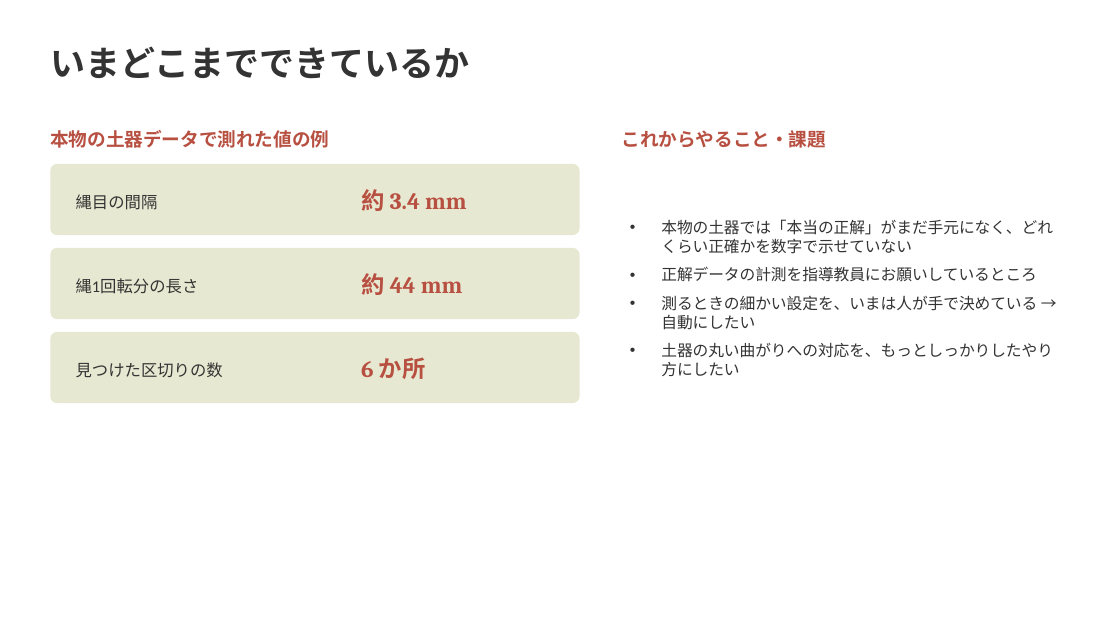
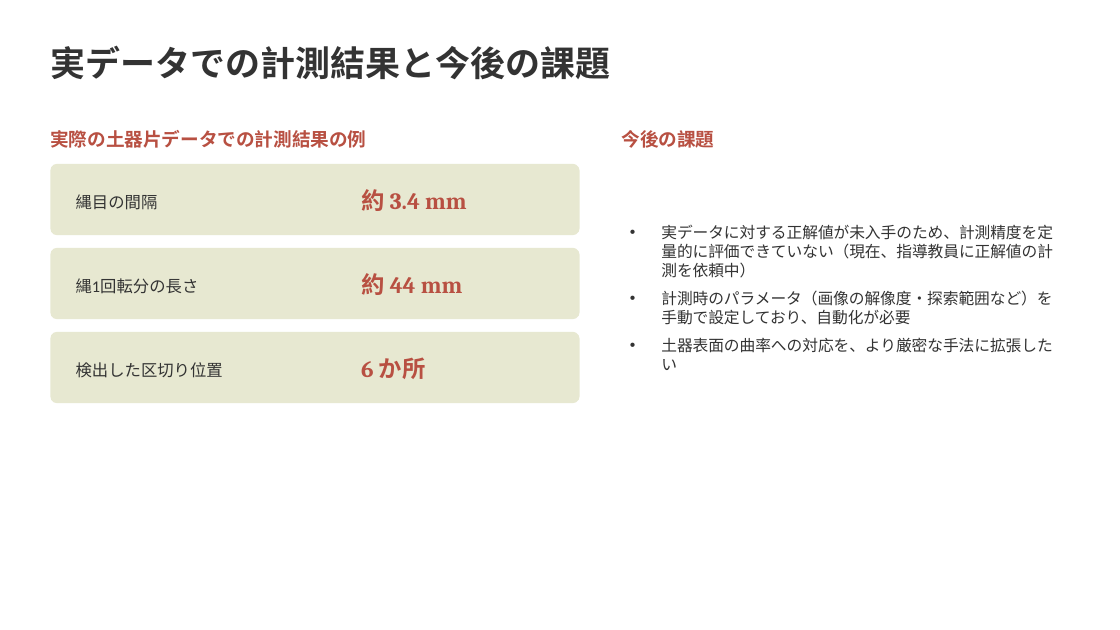
Before and after one commit to Ryusan09/MultivariatAanalysis, a slide deck: slide 5 of 13/第13回発表_修士研究と大規模計算.pptx. Drawn at 1120x630 pixels with LibreOffice and Linux fonts; fonts in the diff are those of the drawing. Boxes give left, top, right and bottom in pixels: in the first picture for what was removed or moved away, otherwise in the second. Text is boxed around its words. In the diff, an @@ line names an element or a change of style, - is before the commit and + after.

```diff
--- a/13/第13回発表_修士研究と大規模計算.pptx
+++ b/13/第13回発表_修士研究と大規模計算.pptx
@@ text at (50, 45, 610, 79): text changed @@
-いまどこまでできているか
+実データでの計測結果と今後の課題
@@ text at (50, 130, 366, 148): text changed @@
-本物の土器データで測れた値の例
+実際の土器片データでの計測結果の例
@@ text at (622, 130, 715, 148): text changed @@
-これからやること・課題
+今後の課題
@@ text at (661, 224, 1053, 370): text changed @@
-• 本物の土器では「本当の正解」がまだ手元になく、どれくらい正確かを数字で示せていない
-• 正解データの計測を指導教員にお願いしているところ
-• 測るときの細かい設定を、いまは人が手で決めている → 自動にしたい
-• 土器の丸い曲がりへの対応を、もっとしっかりしたやり方にしたい
+• 実データに対する正解値が未入手のため、計測精度を定量的に評価できていない（現在、指導教員に正解値の計測を依頼中）
+• 計測時のパラメータ（画像の解像度・探索範囲など）を手動で設定しており、自動化が必要
+• 土器表面の曲率への対応を、より厳密な手法に拡張したい
@@ text at (76, 362, 223, 378): text changed @@
-見つけた区切りの数
+検出した区切り位置
```
Also in this commit, not shown: 8 other slides changed.
